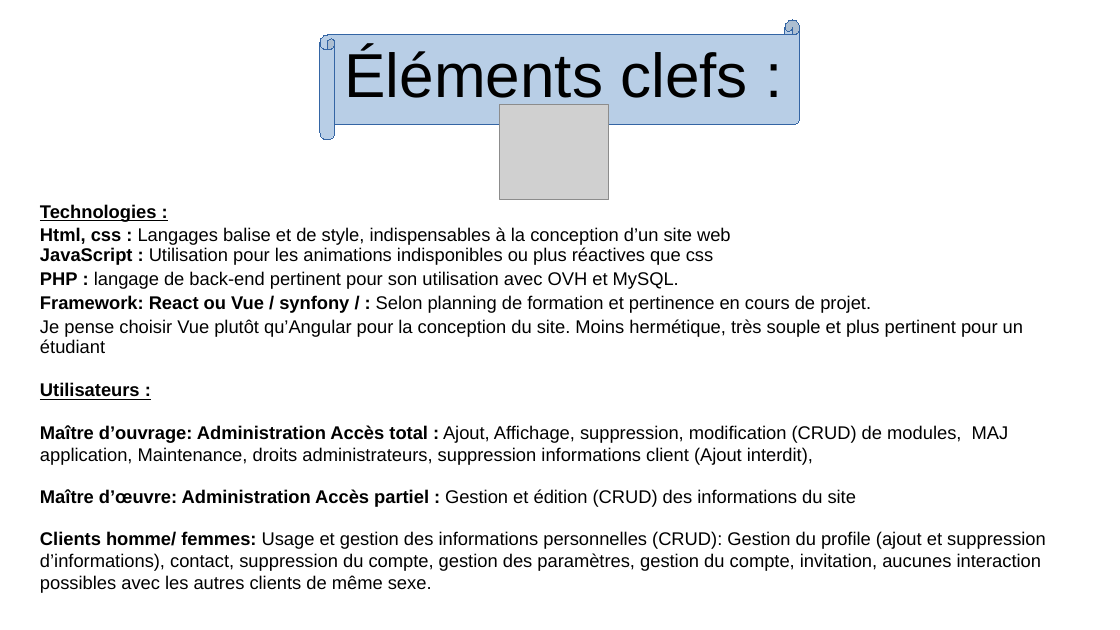
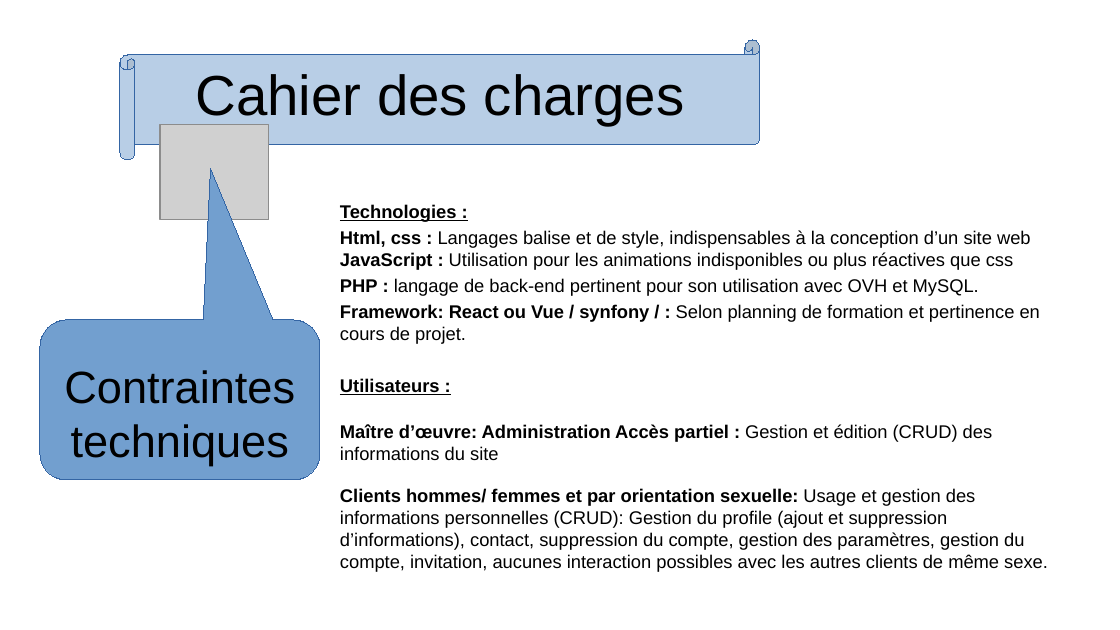
Before and after one commit to theo2b90/git-rea, a slide deck: slide 4 of ORAL.odp (slide 5 before the commit). Drawn at 1120x630 pixels with LibreOffice and Linux fonts; fonts in the diff are those of the drawing; grey boxes stand for pictures. Boxes give left, top, right and bottom in pixels: in the first picture for what was removed or moved away, otherwise in the second. Text is boxed around its words. In the diff, an @@ line names an element or a change of style, - is before the commit and + after.

```diff
--- a/ORAL.odp
+++ b/ORAL.odp
@@ horizontal scroll: place and size @@
-horizontal scroll at (320, 20, 800, 140)
+horizontal scroll at (120, 40, 760, 160)
@@ title removed at (345, 47, 748, 108) @@
-Éléments clefs :
@@ title added at (196, 74, 685, 125), 40 pt, text #000000 @@
+Cahier des charges
@@ picture: place and size @@
-picture at (500, 105, 609, 200)
+picture at (160, 125, 268, 221)
@@ text "Technologies :": place and size @@
-text "Technologies :" at (40, 204, 1046, 571)
+text "Technologies :" at (340, 204, 1048, 572)
@@ text at (340, 230, 1040, 395): line spacing 0.9 to 1; less space between paragraphs @@
@@ text at (40, 319, 1023, 353): paragraph removed @@
-Je pense choisir Vue plutôt qu’Angular pour la conception du site. Moins hermétique, très souple et plus pertinent pour un étudiant
@@ rounded speech box added at (40, 320, 320, 480), fill #729FCF, outline #3465A4 0 pt, 32 pt, text #000000 @@
+Contraintes techniques
@@ text at (40, 425, 1009, 465): paragraph removed @@
-Maître d’ouvrage: Administration Accès total : Ajout, Affichage, suppression, modification (CRUD) de modules, MAJ application, Maintenance, droits administrateurs, suppression informations client (Ajout interdit),
@@ text at (340, 488, 1048, 572): text changed @@
-Clients homme/ femmes: Usage et gestion des informations personnelles (CRUD): Gestion du profile (ajout et suppression d’informations), contact, suppression du compte, gestion des paramètres, gestion du compte, invitation, aucunes interaction possibles avec les autres clients de même sexe.
+Clients hommes/ femmes et par orientation sexuelle: Usage et gestion des informations personnelles (CRUD): Gestion du profile (ajout et suppression d’informations), contact, suppression du compte, gestion des paramètres, gestion du compte, invitation, aucunes interaction possibles avec les autres clients de même sexe.
```
Also in this commit, not shown: 10 other slides changed, 2 slides added, 3 slides removed.
